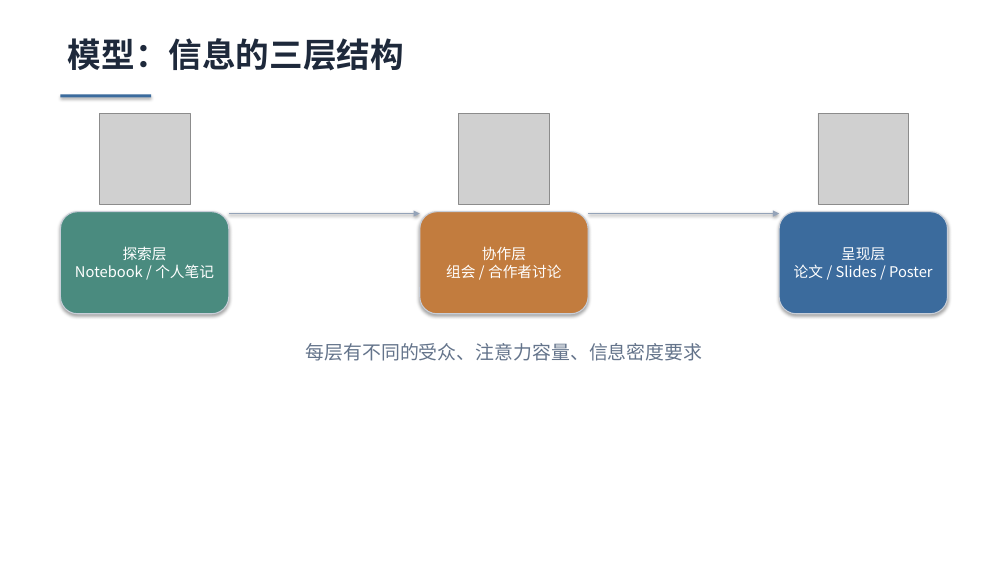
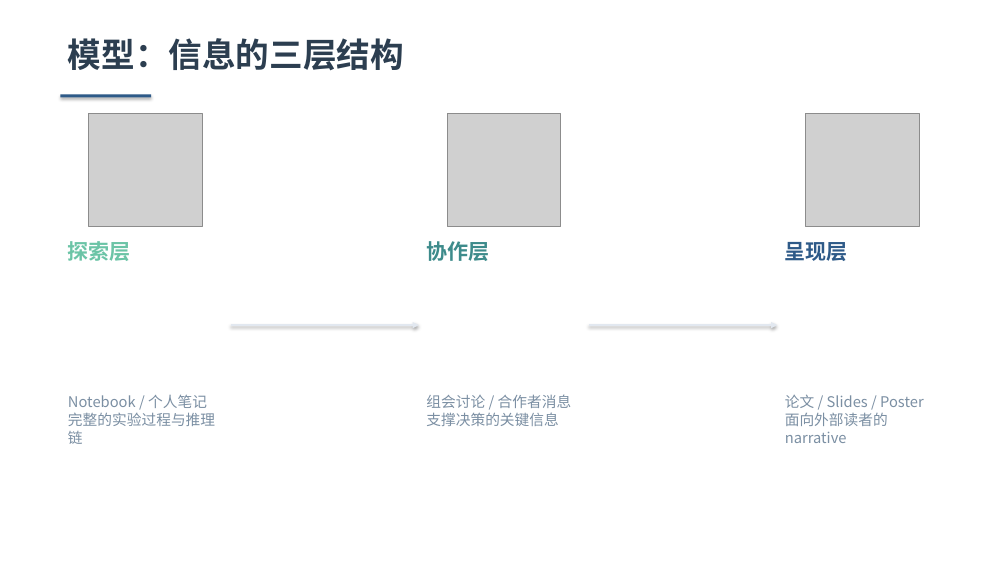
Before and after one commit to Lincyaw/paperops, a slide deck: slide 3 of examples/communication_friction/communication_friction.pptx. Drawn at 1008x567 pixels with LibreOffice and Linux fonts; fonts in the diff are those of the drawing; grey boxes stand for pictures. Boxes give left, top, right and bottom in pixels: in the first picture for what was removed or moved away, otherwise in the second. Text is boxed around its words. In the diff, an @@ line names an element or a change of style, - is before the commit and + after.

```diff
--- a/examples/communication_friction/communication_friction.pptx
+++ b/examples/communication_friction/communication_friction.pptx
@@ text "模型：信息的三层结构" at box(68, 38, 404, 71): text colour #1E293B to #2C3E50 @@
@@ rectangle at box(60, 95, 151, 98): fill #3B6B9D to #2E5A88 @@
@@ picture: place and size @@
-picture at box(99, 113, 190, 204)
+picture at box(89, 113, 203, 227)
@@ picture: place and size @@
-picture at box(459, 113, 550, 204)
+picture at box(448, 113, 561, 227)
@@ picture: place and size @@
-picture at box(818, 113, 909, 204)
+picture at box(806, 113, 920, 227)
@@ text "探索层": place and size @@
-text "探索层" at box(60, 212, 229, 314)
+text "探索层" at box(68, 241, 131, 261)
@@ text "探索层" at box(68, 241, 131, 261): vertical alignment middle to top; fill #4A8B7F to none; outline #C8CED8 1 pt to none; shadow off @@
@@ arrow removed from (229, 214) to (420, 214) @@
@@ rounded rectangle removed at box(420, 212, 588, 314) @@
-协作层
-组会 / 合作者讨论
@@ arrow removed from (588, 214) to (780, 214) @@
@@ text "呈现层": place and size @@
-text "呈现层" at box(780, 212, 948, 314)
+text "呈现层" at box(785, 242, 848, 261)
@@ text "呈现层" at box(785, 242, 848, 261): vertical alignment middle to top; fill #3B6B9D to none; outline #C8CED8 1 pt to none; shadow off @@
@@ text at box(68, 241, 131, 261): text changed; size 14 to 20 pt; text colour #FFFFFF to #6BC4A6; bold on @@
-探索层
-Notebook / 个人笔记
+探索层
@@ text added at box(426, 241, 489, 261), 20 pt, text #3D8B8B, bold @@
+协作层
@@ text at box(785, 242, 848, 261): text changed; size 14 to 20 pt; text colour #FFFFFF to #2E5A88; bold on @@
-呈现层
-论文 / Slides / Poster
+呈现层
@@ arrow added from (231, 325) to (419, 325), #E2E8F0 1.5 pt @@
@@ arrow added from (589, 325) to (777, 325), #E2E8F0 1.5 pt @@
@@ text removed at box(306, 343, 703, 361) @@
-每层有不同的受众、注意力容量、信息密度要求
@@ text added at box(68, 395, 215, 444), 14 pt, text #7B8FA3 @@
+Notebook / 个人笔记
+完整的实验过程与推理链
@@ text added at box(426, 394, 572, 426), 14 pt, text #7B8FA3 @@
+组会讨论 / 合作者消息
+支撑决策的关键信息
@@ text added at box(785, 394, 924, 443), 14 pt, text #7B8FA3 @@
+论文 / Slides / Poster
+面向外部读者的narrative
```
Also in this commit, not shown: 19 other slides changed, 2 other files.
